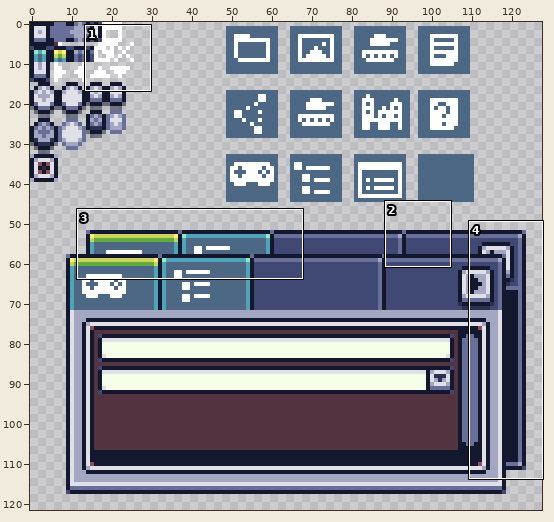
Pixel-art file: ComposableUi/Content/ComposableUi/UiElementsAtlas.aseprite. The first picture is a wide view before the edit; the outline marks the close-up.
Close-up. Earlier state:
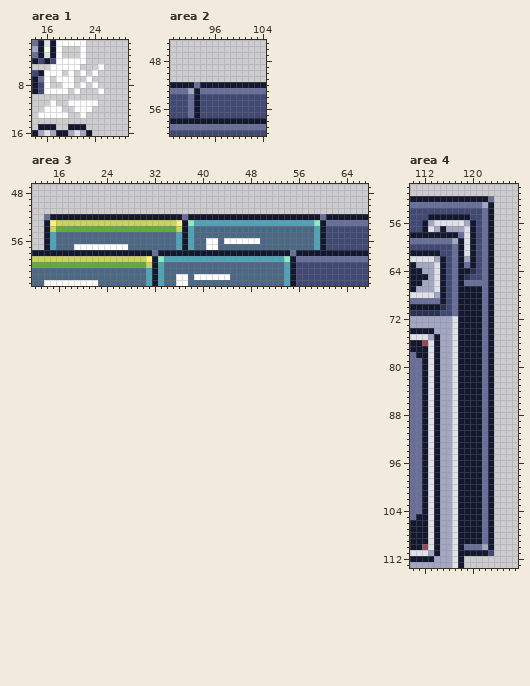
128x128 pixels, 1 frame. Colours within 5 levels of each other are drawn and written as one. Shown: area 1: x 14..29, y 1..16; area 2: x 89..104, y 45..60; area 3: x 12..67, y 47..63; area 4: x 110..127, y 50..113. The wide view leaves out empty margins.
The result:
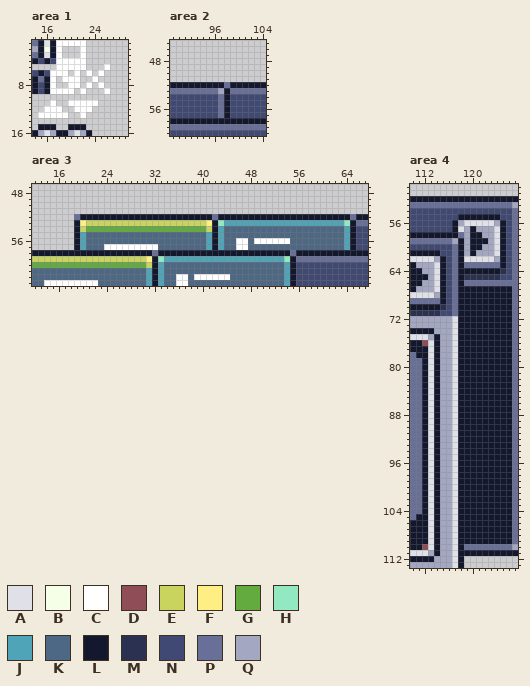
Palette (. is transparent): A #dfe0e8  B #f5ffe8  C #ffffff  D #8f4d57  E #c8d45d  F #ffee83  G #63ab3f  H #92e8c0  J #4fa4b8  K #4c6885  L #14182e  M #2b3151  N #404973  P #686f99  Q #a3a7c2
Change:
Changed rows in their new state; - is an unchanged pixel.
Area 1, layer "Layer 1":
first column x 16:
 5 -.----C--.C
 6 N--C.C.C.C-
 7 LC.--C-.C--
 8 LC-.-C.C.C-
 9 L---C.C--.C
Area 2, layer "Layer 2":
first column x 92:
52 -L----P
53 PP---QL
54 NN---PL
55 NN---PL
56 NN---PL
57 NN---PL
Area 3, layer "Layer 2":
first column x 14:
52 .....P-----------------L----P-----------------L----P
53 .....LF---------------EEEEEFLH---------------JJJJJHL
54 .....LE---------------GGGGGELJ---------------KKKKKJL
55 .....LJ---------------KKK--JLJ---------------KKKKKJL
56 .....LJ---------------KKK--JLJKK--K-CCCCC----KKKKKJL
57 .....LJKKK----CCCCC---KKK--JLJ--CC-----------KKKKKJL
Area 4, layer "Layer 2":
first column x 112:
 52 -----------LLLLL
 53 ----------PPPPPQ
 54 ----------NNNNNP
 55 -NNNNN--LLL-LNNP
 56 NNNNNLQAAAAAQLNP
 57 NNNNNLAQ-QQQALNP
 58 -------Q-LQQALNP
 59 -------Q-LLQALNP
 60 -------Q-LQQALNP
 61 -------Q-QQQALNP
 62 -------AAAAAQLNP
 63 --------PP-PPLNP
 64 --------LLL-LMNP
 65 --------MMMMMNNP
 66 -----------PPPPP
 67 ----------L-LLLP
 68 ----------L-LLLP
 69 ----------L-LLLP
 70 ----------L-LLLP
 71 ----------L-LLLP
 72 ----------L-LLLP
 73 ----------L-LLLP
 74 ----------L-LLLP
 75 ----------L-LLLP
 76 ----------L-LLLP
 77 ----------L-LLLP
 78 ----------L-LLLP
 79 ----------L-LLLP
 80 ----------L-LLLP
 81 ----------L-LLLP
 82 ----------L-LLLP
 83 ----------L-LLLP
 84 ----------L-LLLP
 85 ----------L-LLLP
 86 ----------L-LLLP
 87 ----------L-LLLP
 88 ----------L-LLLP
 89 ----------L-LLLP
 90 ----------L-LLLP
 91 ----------L-LLLP
 92 ----------L-LLLP
 93 ----------L-LLLP
 94 ----------L-LLLP
 95 ----------L-LLLP
 96 ----------L-LLLP
 97 ----------L-LLLP
 98 ----------L-LLLP
 99 ----------L-LLLP
100 ----------L-LLLP
101 ----------L-LLLP
102 ----------L-LLLP
103 ----------L-LLLP
104 ----------L-LLLP
105 ----------L-LLLP
106 ----------L-LLLP
107 ----------L-LLLP
108 ----------L-LLLP
109 ----------L-LLLP
110 ----------PPPPPQ
111 -----------LLLLL
Boxes around the changes in both close-ups, in picture pixels (x1, y1, x2, y2):
changed: (44, 64, 110, 94)
changed: (188, 82, 230, 118)
changed: (44, 214, 104, 250)
changed: (176, 214, 356, 250)
changed: (128, 244, 158, 250)
changed: (422, 196, 518, 556)
